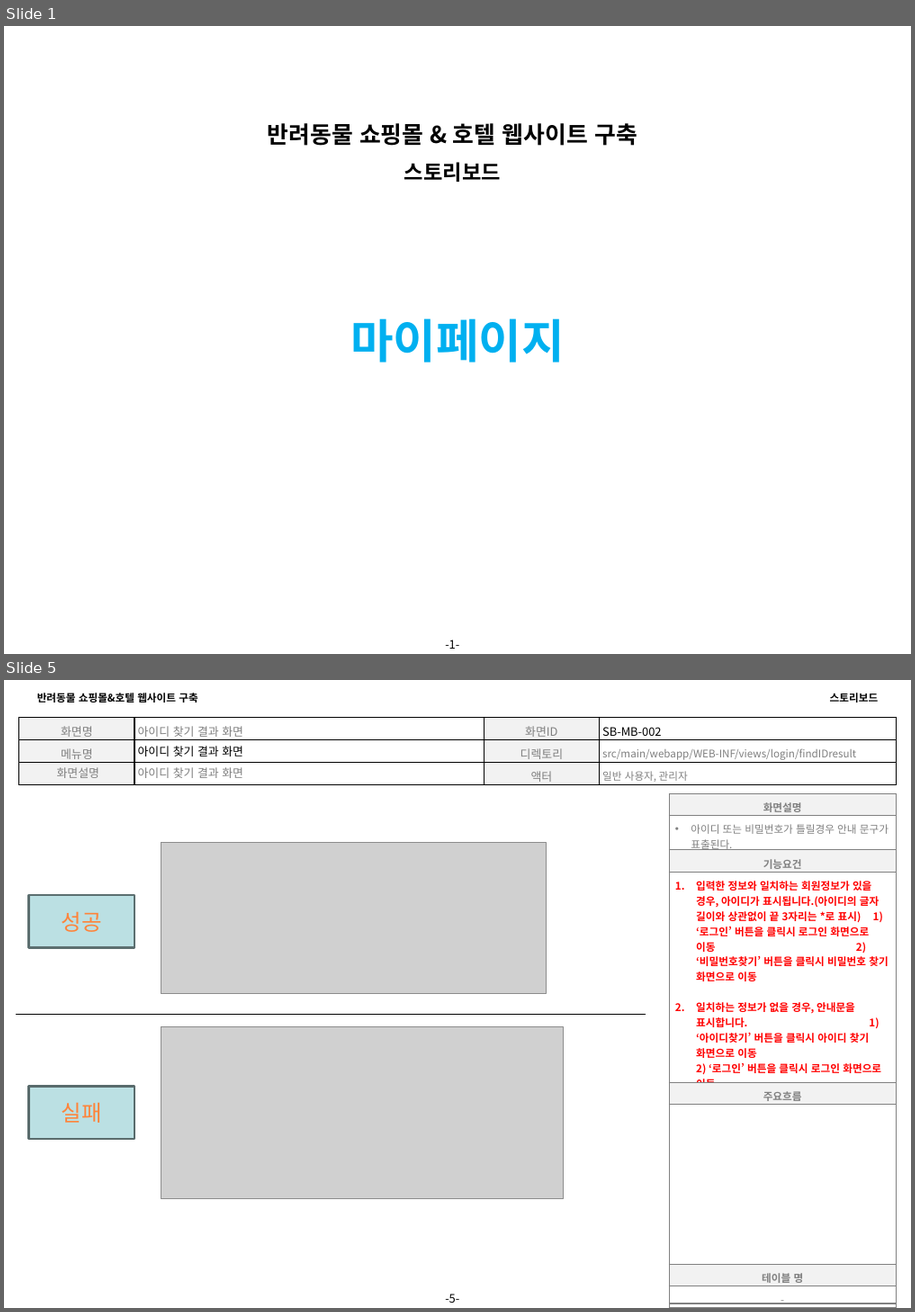
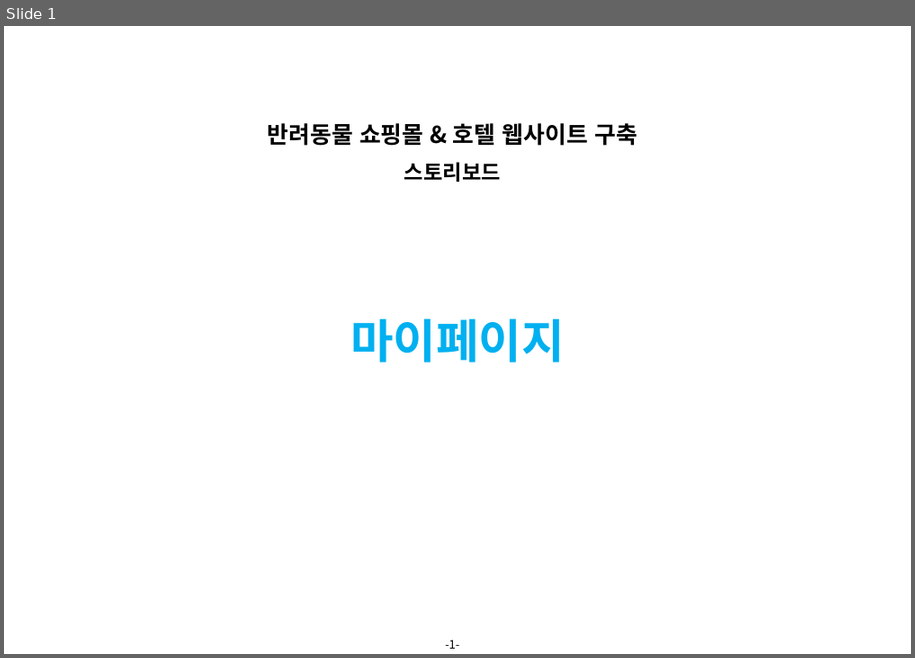
Before and after one commit to 94jinwoo/Companion, a slide deck: Companion.스토리보드.VER.0.1(마이페이지).pptx. Shown one above the other, each under a label of ours: slides 1 and 5 before the commit, slide 1 after it; the slides between them are not shown. The pictures are 915x1312 and 915x658 pixels, drawn with LibreOffice and Linux fonts; fonts in the diff are those of the drawing; grey boxes stand for pictures; background and template pictures are left out. Boxes give left, top, right and bottom in pixels: in the first picture for what was removed or moved away, otherwise in the second. Text is boxed around its words. In the diff, an @@ line names an element or a change of style, - is before the commit and + after.

Commit message:
스토리보드 마이페이지

```diff
--- a/Companion.스토리보드.VER.0.1(마이페이지).pptx
+++ b/Companion.스토리보드.VER.0.1(마이페이지).pptx
@@ slide 5 removed at [4,680,911,1308], background #FFFFFF; not listed: 1 template element that a slide beside it also shows @@
@@ text removed at [37,693,198,702] @@
-반려동물 쇼핑몰&호텔 웹사이트 구축
@@ text removed at [830,693,879,702] @@
-스토리보드
@@ table removed at [19,717,896,789], 3 rows, 4 columns @@
-화면명 | 아이디 찾기 결과 화면 | 화면ID | SB-MB-002
-메뉴명 | 아이디 찾기 결과 화면 | 디렉토리 | src/main/webapp/WEB-INF/views/login/findIDresult
-화면설명 | 아이디 찾기 결과 화면 | 액터 | 일반 사용자, 관리자
@@ table removed at [669,794,896,1304], 6 rows, 1 columns @@
-화면설명
-아이디 또는 비밀번호가 틀릴경우 안내 문구가 표출된다.
-기능요건
-입력한 정보와 일치하는 회원정보가 있을 경우, 아이디가 표시됩니다.(아이디의 글자 길이와 상관없이 끝 3자리는 *로 표시) 1) ‘로그인’ 버튼을 클릭시 로그인 화면으로 이동 2) ‘비밀번호찾기’ 버튼을 클릭시 비밀번호 찾기 화면으로 이동 / 일치하는 정보가 없을 경우, 안내문을 표시합니다. 1) ‘아이디찾기’ 버튼을 클릭시 아이디 찾기 화면으로 이동 2) ‘로그인’ 버튼을 클릭시 로그인 화면으로 이동
-주요흐름
-
@@ picture removed at [161,843,546,994] @@
@@ rectangle removed at [29,895,134,948] @@
-성공
@@ line removed from (16, 1014) to (646, 1014) @@
@@ picture removed at [161,1026,563,1199] @@
@@ rectangle removed at [29,1086,134,1139] @@
-실패
@@ table removed at [669,1265,896,1308], 2 rows, 1 columns @@
-테이블 명
--
```
Also in this commit, not shown: 3 slides changed, 14 slides added, 5 other slides removed.
